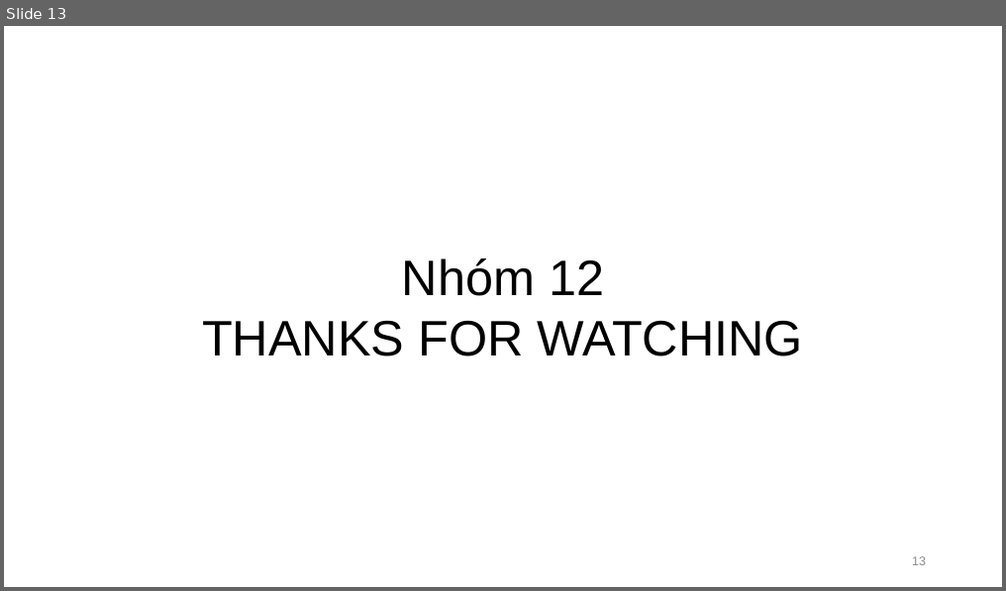
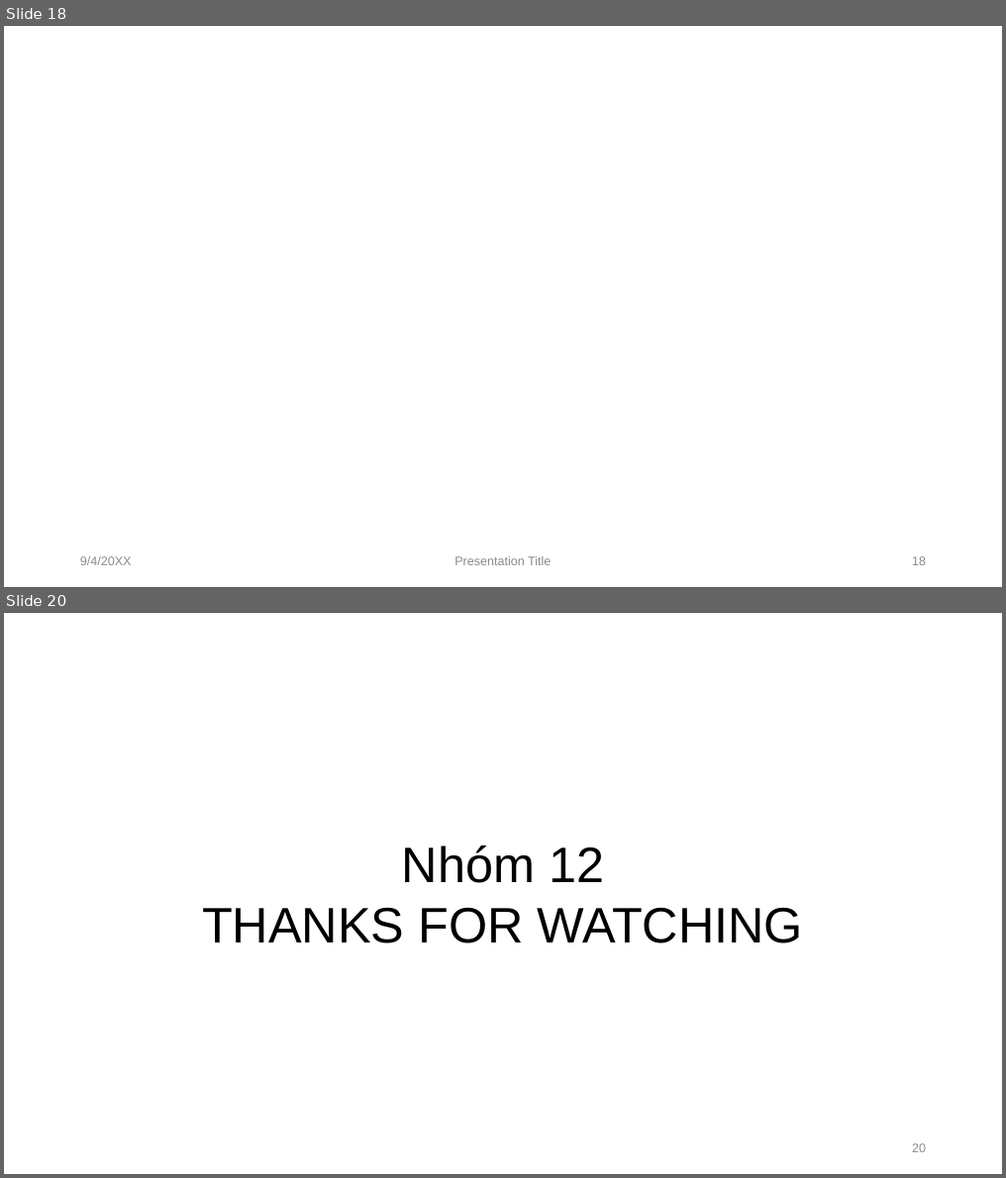
Before and after one commit to pdthuc/Project-Applied_Data_Science, a slide deck: Presentation/GIỚI THIỆU ĐỀ TÀI.pptx. Shown one above the other, each under a label of ours: slide 13 before the commit, slides 18 and 20 after it; the slides between them are not shown. The pictures are 1006x591 and 1006x1178 pixels, drawn with LibreOffice and Linux fonts; fonts in the diff are those of the drawing. Boxes give left, top, right and bottom in pixels: in the first picture for what was removed or moved away, otherwise in the second. Text is boxed around its words. In the diff, an @@ line names an element or a change of style, - is before the commit and + after.

```diff
--- a/Presentation/GIỚI THIỆU ĐỀ TÀI.pptx
+++ b/Presentation/GIỚI THIỆU ĐỀ TÀI.pptx
@@ slide 18 added at (4, 26, 1002, 587), background #FFFFFF @@
@@ text added at (80, 557, 132, 566), 12 pt, text #8C8C8C @@
+9/4/20XX
@@ text added at (454, 557, 550, 566), 12 pt, text #8C8C8C @@
+Presentation Title
@@ page number added at (912, 557, 926, 566), 12 pt, text #8C8C8C @@
+18
@@ what was slide 13 is now slide 20 @@
@@ page number at (912, 1144, 926, 1153): text changed @@
-13
+20
```
Also in this commit, not shown: 5 slides changed, 7 other slides added, 1 slide removed.
